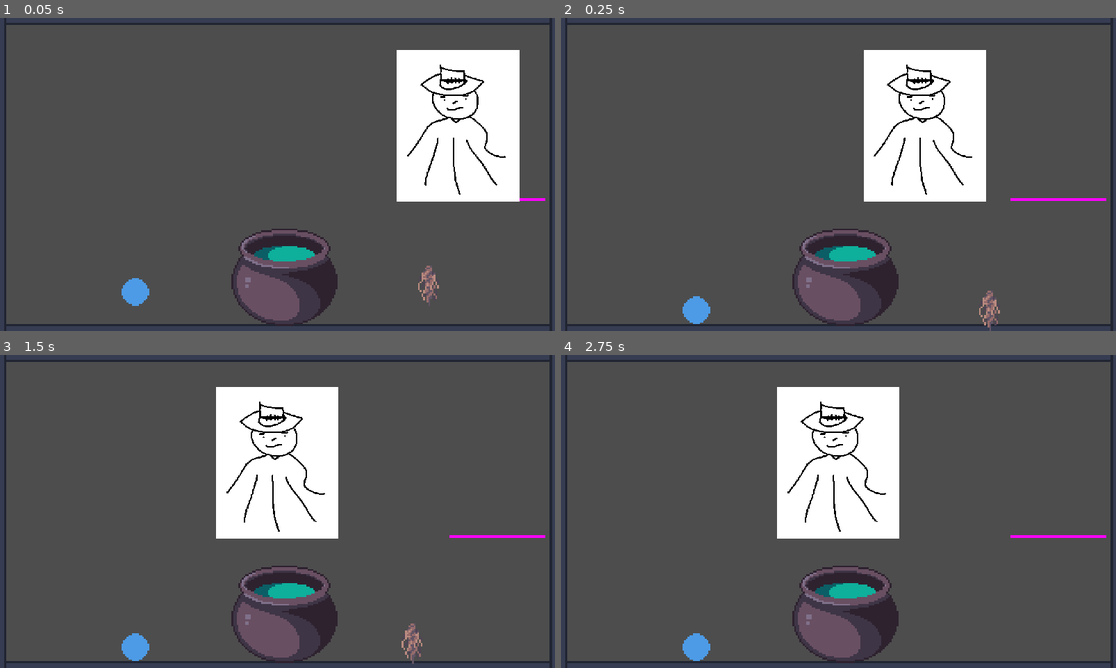
Above: before the commit, frames 1-4 (two rows, left to right).
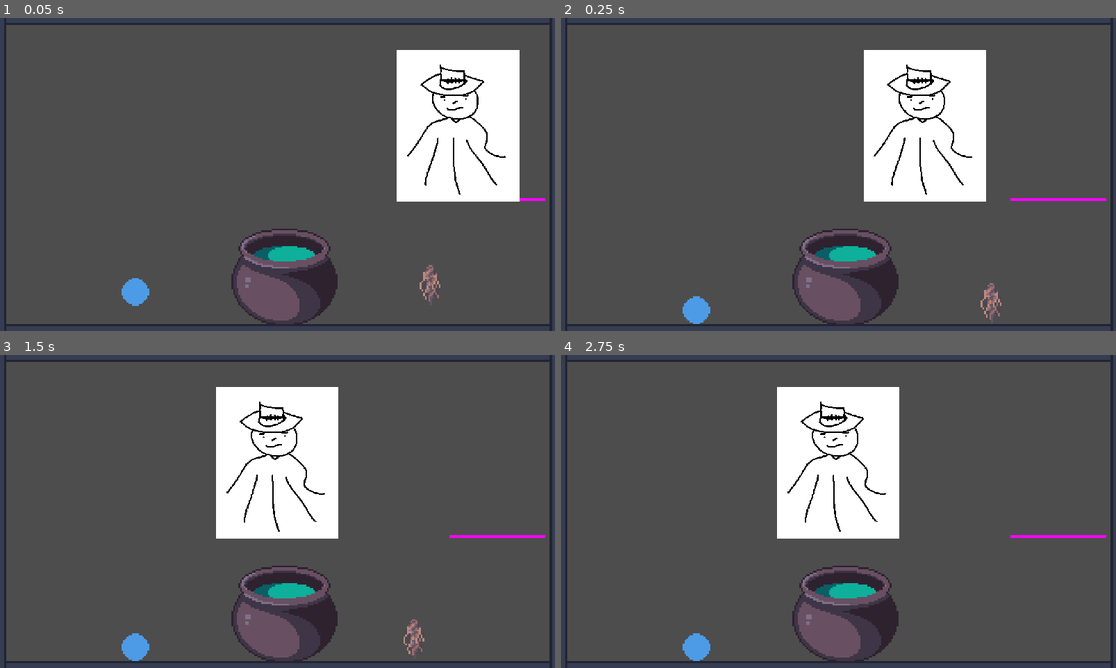
Above: after the commit, the same moments.

Repository: HuskyGameDev/2024s-team3
Game: Godot game, scene res://Scenes/Main.tscn
Two runs of this game, one before a commit and one after it. Both use one fixed random seed, a clock stepped at 60 frames per second and the inputs below. The engine's default icon, where the game draws it, is replaced by a stand-in: a white triangle on a blue panel in a dark square.
Inputs (mouse positions are in pixels of both pictures, inside the frame that each line leads up to):
- Up to frame 1 (0.05 s): no input
- Up to frame 2 (0.25 s): no input
- Up to frame 3 (1.5 s): drag from (283, 611) to (499, 520) at 0.52 s; tap Enter at 1.25 s; drag from (432, 646) to (283, 611) at 1.27 s
- Up to frame 4 (2.75 s): move the mouse to (694, 646) at 2.02 s; press the mouse at (694, 646) at 2.03 s

The runs differ from the first frame. In frame 1, 0.2% of the frame differs, in the area x 75-80%, y 78-91%; in frame 2, 0.2%, in the area x 75-80%, y 84-100%; in frame 3, 0.2%; in frame 4, less than 0.1%.

Commit message:
set draggable object colliders based on image size

Diff:
--- a/Objects/DraggableObject.tscn
+++ b/Objects/DraggableObject.tscn
@@ -5,8 +5,9 @@
 
 [sub_resource type="PhysicsMaterial" id="PhysicsMaterial_xvb2h"]
 
-[sub_resource type="CircleShape2D" id="CircleShape2D_wjw1p"]
+[sub_resource type="CapsuleShape2D" id="CapsuleShape2D_6ilgh"]
 radius = 8.0
+height = 16.0
 
 [node name="DraggableObject" type="RigidBody2D" groups=["pickable"]]
 input_pickable = true
@@ -20,7 +21,7 @@
 [node name="Collider" type="CollisionShape2D" parent="."]
 position = Vector2(0, 3)
 scale = Vector2(6, 6)
-shape = SubResource("CircleShape2D_wjw1p")
+shape = SubResource("CapsuleShape2D_6ilgh")
 debug_color = Color(0, 0.6, 0.701961, 0.419608)
 
 [connection signal="input_event" from="." to="." method="_on_input_event"]
--- a/Objects/draggable.gd
+++ b/Objects/draggable.gd
@@ -39,4 +39,9 @@
 
 func data_updated():
 	if object_data and object_data.image != null:
+		var imageSize = object_data.image.get_size()
+		var colliderShape = CapsuleShape2D.new()
+		colliderShape.height = imageSize[1]
+		colliderShape.radius = imageSize[0] / 2
+		$"Collider".set_shape(colliderShape)
 		$"DraggableSprite".texture = object_data.image
Binary file changed: Assets/Sprites/Thistle_Root.png
